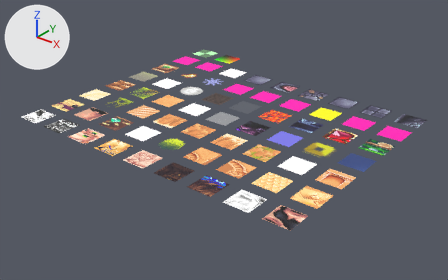
One commit to the Blender file assets/materials/materials.blend: the scene before it, then after it.
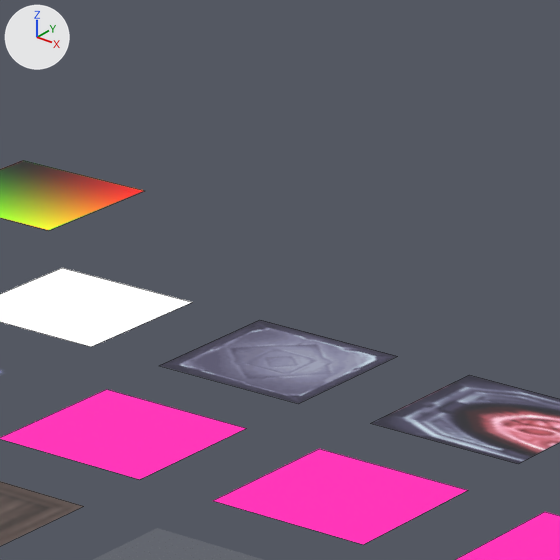
Each version appears first whole from a camera (50 mm lens) standing at (40.71, -26.74, 20.28) and looking at (11.95, 9.21, -2.01), and next in a close-up on the part from 50% to 65% of the width and 12% to 37% of the height. The lights are fixed; the arrows at upper left show +X, +Y and +Z. The close-ups show mesh edges as thin lines.
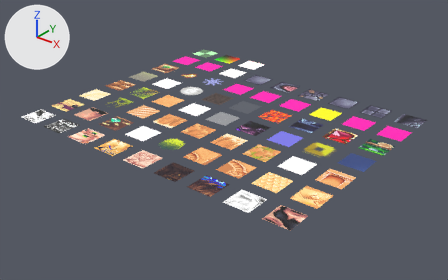
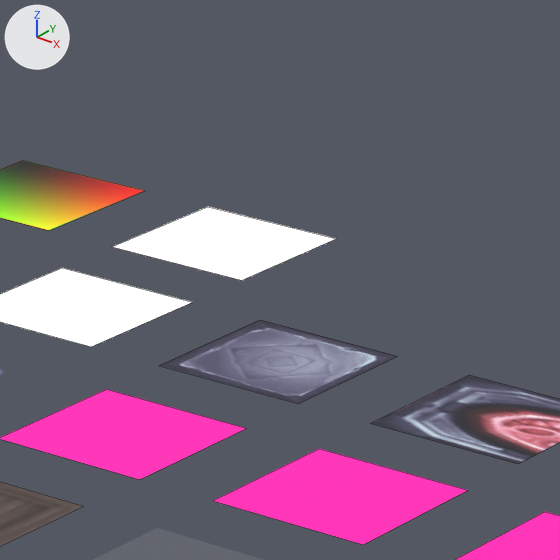
Scene script edits in JSON lines:
```json
{"op": "add", "block": "img_test1_png", "code": ["img_test1_png = load_image('test1.png', '../images/test/test1.png', 32, 32, 'sRGB')"]}
{"op": "add", "block": "mat_materials_test_test1", "code": ["mat_materials_test_test1 = bpy.data.materials.new('materials/test/test1')", "# colours: black #000000, white #ffffff", "# uses the picture img_test1_png"]}
{"op": "add", "block": "me_plane_065", "code": ["me_plane_065 = bpy.data.meshes.new('Plane.065')", "me_plane_065.from_pydata(...)  # 4 vertices, 1 face; spans x -1.0..1.0, y -1.0..1.0, z 0.0", "me_plane_065.materials.append(mat_materials_test_test1)"]}
{"op": "add", "block": "ob_plane_065", "code": ["ob_plane_065 = bpy.data.objects.new('Plane.065', me_plane_065)", "ob_plane_065.location = (6.0, 21.0, 0.0)"]}
```

Where the change shows, as pixel boxes [x1, y1, x2, y2] in the close-ups (560 x 560 px):
```json
{"object": "Plane.065", "change": "added", "after": [113, 207, 336, 280]}
```
